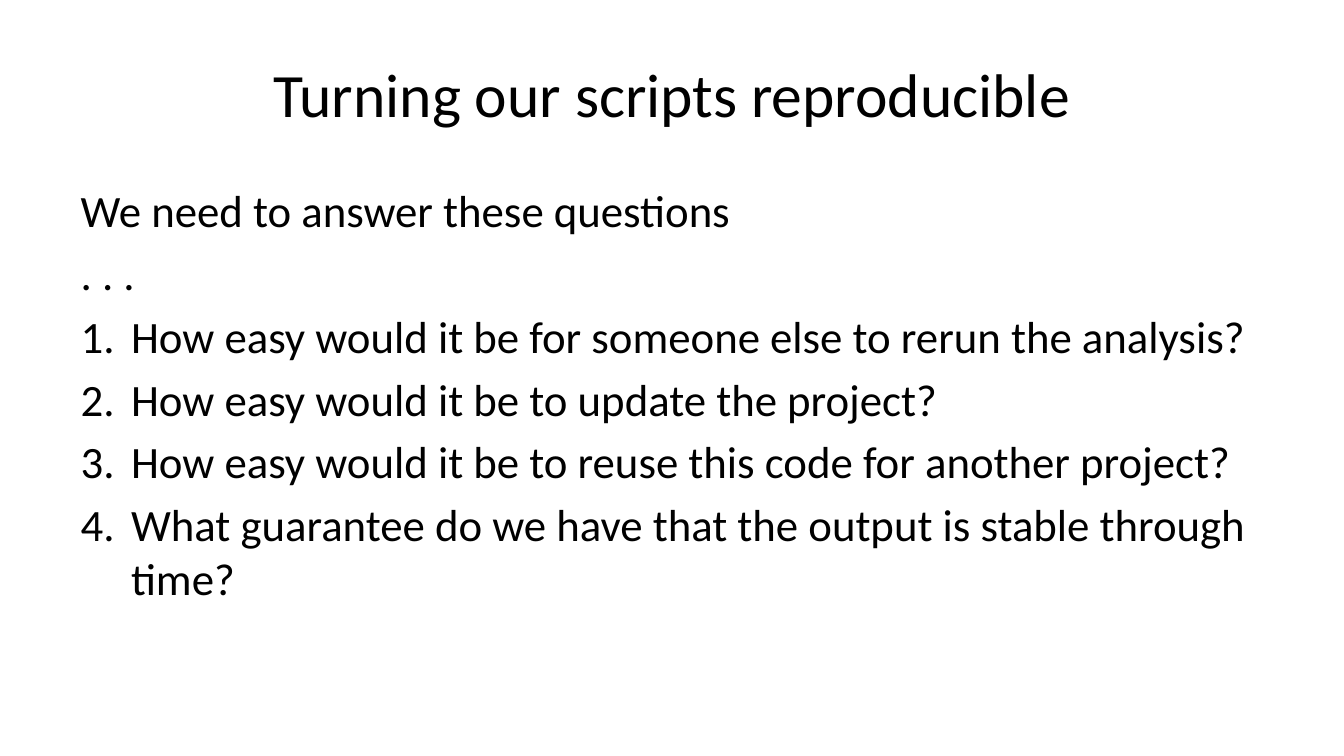
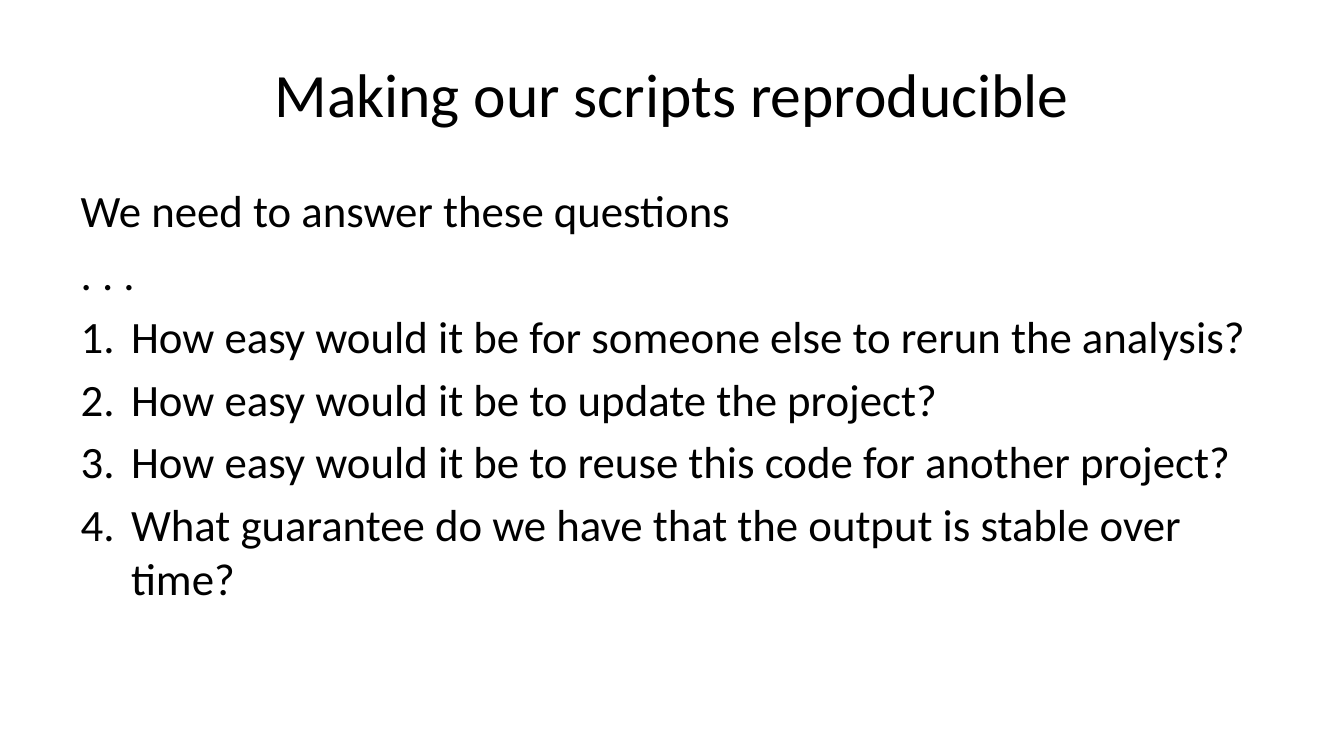
Before and after one commit to b-rodrigues/repro_basf, a slide deck: slide 5 of docs/index.pptx. Drawn at 1344x756 pixels with LibreOffice and Linux fonts; fonts in the diff are those of the drawing. Boxes give left, top, right and bottom in pixels: in the first picture for what was removed or moved away, otherwise in the second. Text is boxed around its words. In the diff, an @@ line names an element or a change of style, - is before the commit and + after.

```diff
--- a/docs/index.pptx
+++ b/docs/index.pptx
@@ title at (274, 74, 1068, 128): text changed @@
-Turning our scripts reproducible
+Making our scripts reproducible
@@ text at (131, 510, 1181, 596): text changed @@
-4. What guarantee do we have that the output is stable through time?
+4. What guarantee do we have that the output is stable over time?
```
Also in this commit, not shown: 13 other slides changed, 12 other files.
